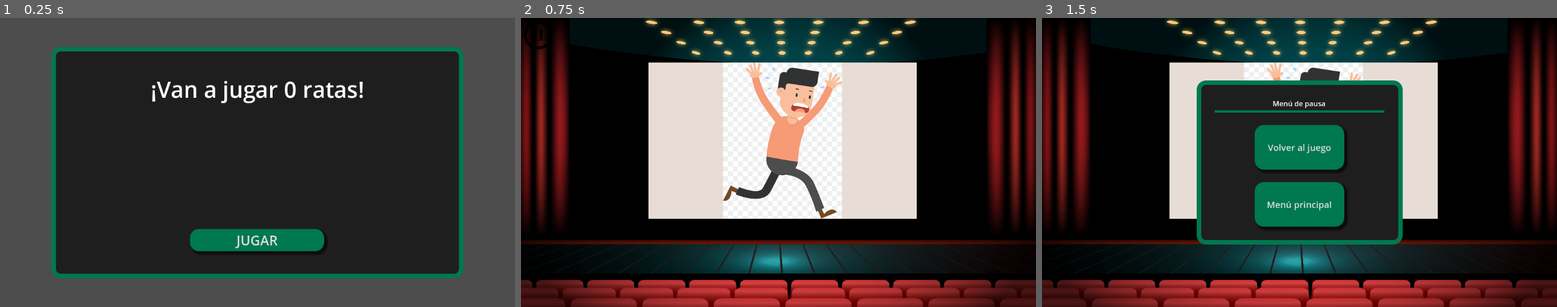
Above: before the commit, frames 1-3 (left to right).
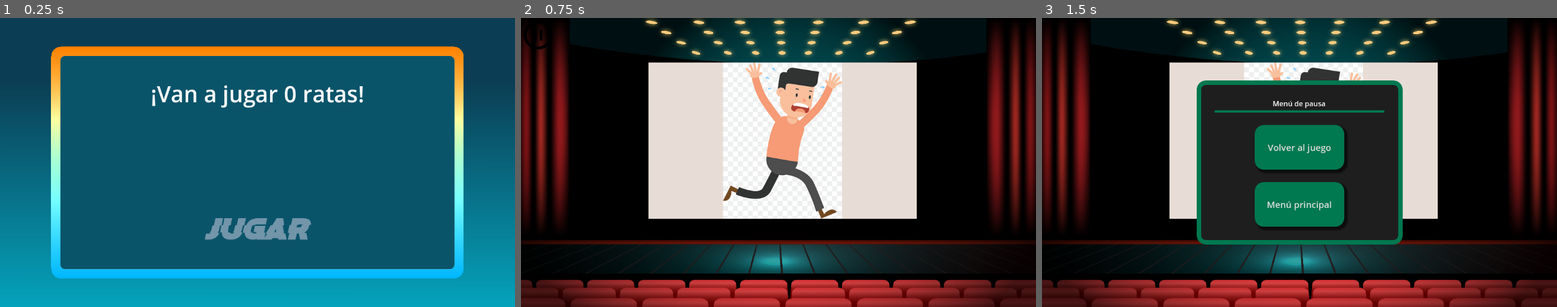
Above: after the commit, the same moments.

Repository: mamRobles/Las_ratas_dan_la_lata
Game: Godot game, scene res://Inicio/Scenes/intro.tscn
Same seed, same stepped clock (60 frames per second), same inputs: the game is played once before the commit and once after it. This scene is started directly instead of the project's main scene.
Inputs (mouse positions are in pixels of both pictures, inside the frame that each line leads up to):
- Up to frame 1 (0.25 s): no input
- Up to frame 2 (0.75 s): click "JUGAR" at 0.5 s
- Up to frame 3 (1.5 s): click (1057, 35) at 1.25 s

The runs differ from the first frame. In frame 1, 100% of the frame differs, in the area x 0-100%, y 0-100%; in frame 2, nothing differs; in frame 3, nothing differs.

Commit message:
interfaz de estados intermedios en intro modificada

Diff:
--- a/Inicio/Scenes/intro.tscn
+++ b/Inicio/Scenes/intro.tscn
@@ -1,54 +1,45 @@
-[gd_scene load_steps=7 format=3 uid="uid://mmacwyn6vnof"]
+[gd_scene load_steps=8 format=3 uid="uid://mmacwyn6vnof"]
 
 [ext_resource type="Script" uid="uid://ct7jtvdwk0jo7" path="res://Inicio/Scripts/intro.gd" id="1_s2ta7"]
+[ext_resource type="Shader" uid="uid://couu76j0ckis6" path="res://Inicio/intro.gdshader" id="2_2vyf7"]
+[ext_resource type="FontFile" uid="uid://c02jnbv0ks7j" path="res://Inicio/Bugfast.otf" id="3_36s2h"]
+[ext_resource type="Texture2D" uid="uid://b0xt5r55yac1u" path="res://Sistema/Sprites/fondoUI.png" id="4_2a6o2"]
+
+[sub_resource type="ShaderMaterial" id="ShaderMaterial_36s2h"]
+shader = ExtResource("2_2vyf7")
+shader_parameter/effect_filling = 1.0
+shader_parameter/angle = 90.0
+shader_parameter/keep_saturation = 0.0
+shader_parameter/keep_luminance = 1.0
+shader_parameter/color_start = Color(1, 0.501961, 0, 1)
+shader_parameter/start_pos = 0.0
+shader_parameter/color_mid = Color(0.556863, 0.862745, 0.72549, 1)
+shader_parameter/mid_pos = 0.5
+shader_parameter/color_end = Color(0, 0.713726, 0.996078, 1)
+shader_parameter/end_pos = 1.0
+shader_parameter/midpos_enabled = true
+shader_parameter/range_start = 0.0
+shader_parameter/range_end = 1.0
+shader_parameter/range_softedge = 0.0
 
 [sub_resource type="StyleBoxFlat" id="StyleBoxFlat_s2ta7"]
-bg_color = Color(0.117647, 0.117647, 0.117647, 1)
+bg_color = Color(0.0392157, 0.329412, 0.415686, 1)
 border_width_left = 10
 border_width_top = 10
 border_width_right = 10
 border_width_bottom = 10
-border_color = Color(0, 0.470588, 0.313726, 1)
+border_color = Color(0.8, 0.8, 0.8, 0)
 corner_radius_top_left = 20
 corner_radius_top_right = 20
 corner_radius_bottom_right = 20
 corner_radius_bottom_left = 20
 
-[sub_resource type="StyleBoxFlat" id="StyleBoxFlat_ayt76"]
-bg_color = Color(0, 0.305882, 0.203922, 1)
+[sub_resource type="StyleBoxFlat" id="StyleBoxFlat_y72e6"]
+bg_color = Color(0.6, 0.6, 0.6, 0)
 corner_radius_top_left = 20
 corner_radius_top_right = 20
 corner_radius_bottom_right = 20
 corner_radius_bottom_left = 20
-shadow_size = 5
-shadow_offset = Vector2(5, 5)
-
-[sub_resource type="StyleBoxFlat" id="StyleBoxFlat_7a8ye"]
-bg_color = Color(0, 0.388235, 0.258824, 1)
-corner_radius_top_left = 20
-corner_radius_top_right = 20
-corner_radius_bottom_right = 20
-corner_radius_bottom_left = 20
-shadow_size = 5
-shadow_offset = Vector2(5, 5)
-
-[sub_resource type="StyleBoxFlat" id="StyleBoxFlat_0a7ni"]
-bg_color = Color(0, 0.223529, 0.14902, 1)
-corner_radius_top_left = 20
-corner_radius_top_right = 20
-corner_radius_bottom_right = 20
-corner_radius_bottom_left = 20
-shadow_size = 5
-shadow_offset = Vector2(5, 5)
-
-[sub_resource type="StyleBoxFlat" id="StyleBoxFlat_y72e6"]
-bg_color = Color(0, 0.470588, 0.313726, 1)
-corner_radius_top_left = 20
-corner_radius_top_right = 20
-corner_radius_bottom_right = 20
-corner_radius_bottom_left = 20
-shadow_size = 5
-shadow_offset = Vector2(5, 5)
 
 [node name="INTRO" type="Control"]
 layout_mode = 3
@@ -59,7 +50,22 @@
 grow_vertical = 2
 script = ExtResource("1_s2ta7")
 
-[node name="PanelContainer" type="PanelContainer" parent="."]
+[node name="TextureRect" type="TextureRect" parent="."]
+show_behind_parent = true
+light_mask = 2
+visibility_layer = 2
+z_index = -18
+layout_mode = 1
+anchors_preset = 15
+anchor_right = 1.0
+anchor_bottom = 1.0
+grow_horizontal = 2
+grow_vertical = 2
+texture = ExtResource("4_2a6o2")
+expand_mode = 3
+
+[node name="PanelContainer2" type="PanelContainer" parent="."]
+material = SubResource("ShaderMaterial_36s2h")
 layout_mode = 1
 anchors_preset = -1
 anchor_left = 0.1
@@ -68,44 +74,51 @@
 anchor_bottom = 0.9
 theme_override_styles/panel = SubResource("StyleBoxFlat_s2ta7")
 
-[node name="MarginContainer" type="MarginContainer" parent="PanelContainer"]
+[node name="PanelContainer" type="PanelContainer" parent="PanelContainer2"]
+layout_mode = 2
+theme_override_styles/panel = SubResource("StyleBoxFlat_s2ta7")
+
+[node name="MarginContainer" type="MarginContainer" parent="PanelContainer2/PanelContainer"]
 layout_mode = 2
 theme_override_constants/margin_top = 50
 theme_override_constants/margin_bottom = 50
 
-[node name="VBoxContainer" type="VBoxContainer" parent="PanelContainer/MarginContainer"]
+[node name="VBoxContainer" type="VBoxContainer" parent="PanelContainer2/PanelContainer/MarginContainer"]
 layout_mode = 2
 size_flags_horizontal = 4
 size_flags_stretch_ratio = 0.0
 
-[node name="VBoxContainer2" type="VBoxContainer" parent="PanelContainer/MarginContainer/VBoxContainer"]
+[node name="VBoxContainer2" type="VBoxContainer" parent="PanelContainer2/PanelContainer/MarginContainer/VBoxContainer"]
 custom_minimum_size = Vector2(200, 50)
 layout_mode = 2
 size_flags_horizontal = 4
 theme_override_constants/separation = 20
 
-[node name="Label" type="Label" parent="PanelContainer/MarginContainer/VBoxContainer/VBoxContainer2"]
+[node name="Label" type="Label" parent="PanelContainer2/PanelContainer/MarginContainer/VBoxContainer/VBoxContainer2"]
 custom_minimum_size = Vector2(300, 50)
 layout_mode = 2
 size_flags_horizontal = 4
 theme_override_font_sizes/font_size = 50
 
-[node name="VBoxContainer3" type="VBoxContainer" parent="PanelContainer/MarginContainer"]
+[node name="VBoxContainer3" type="VBoxContainer" parent="PanelContainer2/PanelContainer/MarginContainer"]
 layout_mode = 2
 size_flags_horizontal = 4
 size_flags_vertical = 8
 size_flags_stretch_ratio = 0.0
 alignment = 2
 
-[node name="Jugar" type="Button" parent="PanelContainer/MarginContainer/VBoxContainer3"]
-custom_minimum_size = Vector2(300, 50)
+[node name="Jugar" type="Button" parent="PanelContainer2/PanelContainer/MarginContainer/VBoxContainer3"]
+custom_minimum_size = Vector2(300, 80)
 layout_mode = 2
 size_flags_horizontal = 4
-theme_override_font_sizes/font_size = 30
-theme_override_styles/focus = SubResource("StyleBoxFlat_ayt76")
-theme_override_styles/hover = SubResource("StyleBoxFlat_7a8ye")
-theme_override_styles/pressed = SubResource("StyleBoxFlat_0a7ni")
+theme_override_colors/font_color = Color(0.448734, 0.582967, 0.661296, 1)
+theme_override_colors/font_focus_color = Color(1, 1, 1, 1)
+theme_override_fonts/font = ExtResource("3_36s2h")
+theme_override_font_sizes/font_size = 70
+theme_override_styles/focus = SubResource("StyleBoxFlat_y72e6")
+theme_override_styles/hover = SubResource("StyleBoxFlat_y72e6")
+theme_override_styles/pressed = SubResource("StyleBoxFlat_y72e6")
 theme_override_styles/normal = SubResource("StyleBoxFlat_y72e6")
 text = "JUGAR"
 
-[connection signal="pressed" from="PanelContainer/MarginContainer/VBoxContainer3/Jugar" to="." method="_on_jugar_pressed"]
+[connection signal="pressed" from="PanelContainer2/PanelContainer/MarginContainer/VBoxContainer3/Jugar" to="." method="_on_jugar_pressed"]
--- a/Inicio/Scripts/intro.gd
+++ b/Inicio/Scripts/intro.gd
@@ -1,17 +1,17 @@
 extends Control
 
-@onready var label: Label = $PanelContainer/MarginContainer/VBoxContainer/VBoxContainer2/Label
+@onready var label: Label = $PanelContainer2/PanelContainer/MarginContainer/VBoxContainer/VBoxContainer2/Label
 
 func _ready():
 	label.text = "¡Van a jugar " + str(INICIO.num_jugadores) + " ratas!"
 	INICIO.minijuegos.shuffle()
 	#Contenedor vertical
-	var contenedor = get_node("PanelContainer/MarginContainer/VBoxContainer")
+	var contenedor = get_node("PanelContainer2/PanelContainer/MarginContainer/VBoxContainer")
 	contenedor.add_theme_constant_override("separation", 15)
 
 	#Atributo style de las etiquetas con los nombres
 	var style = StyleBoxFlat.new()
-	style.bg_color = Color8(0, 120, 80)  #Color de la caja
+	style.bg_color = Color8(6, 64, 82)  #Color de la caja
 	style.corner_radius_top_left = 10    #Redondear bordes
 	style.corner_radius_top_right = 10
 	style.corner_radius_bottom_left = 10
@@ -38,6 +38,8 @@
 		nombre.custom_minimum_size = Vector2(150, 50)
 
 
+
+
 func _on_jugar_pressed() -> void:
 	#get_tree().change_scene_to_file("res://MINI1/Scenes/escenario-MINI1.tscn")
 	get_tree().change_scene_to_file(INICIO.minijuegos.pop_front())
--- /dev/null
+++ b/Inicio/intro.gdshader
@@ -0,0 +1,88 @@
+shader_type canvas_item;
+//A shader by 刚学shader的小策划@SL
+
+uniform float effect_filling: hint_range(0.0, 1.0, 0.01) = 1.0;
+uniform float angle: hint_range(-180.0, 180.0, 0.1) = 0.0;
+uniform float keep_saturation: hint_range(0.0, 1.0, 0.01) = 1.0;
+uniform float keep_luminance: hint_range(0.0, 1.0, 0.01) = 1.0;
+uniform vec4 color_start: source_color = vec4(1.0);
+uniform float start_pos: hint_range(0.0, 1.0, 0.01) = 0.0;
+uniform vec4 color_mid: source_color = vec4(1.0);
+uniform float mid_pos: hint_range(0.0, 1.0, 0.01) = 0.5;
+uniform vec4 color_end: source_color = vec4(1.0);
+uniform float end_pos: hint_range(0.0, 1.0, 0.01) = 1.0;
+uniform bool midpos_enabled = false;
+
+uniform float range_start: hint_range(0.0, 1.0, 0.01) = 0.0;
+uniform float range_end: hint_range(0.0, 1.0, 0.01) = 1.0;
+uniform float range_softedge: hint_range(0.0, 1.0, 0.01) = 0.1;
+
+//Functions from @nonunknown
+vec3 rgb2hsv(vec3 c)
+{
+    vec4 K = vec4(0.0, -1.0 / 3.0, 2.0 / 3.0, -1.0);
+    vec4 p = mix(vec4(c.bg, K.wz), vec4(c.gb, K.xy), step(c.b, c.g));
+    vec4 q = mix(vec4(p.xyw, c.r), vec4(c.r, p.yzx), step(p.x, c.r));
+
+    float d = q.x - min(q.w, q.y);
+    float e = 1.0e-10;
+    return vec3(abs(q.z + (q.w - q.y) / (6.0 * d + e)), d / (q.x + e), q.x);
+}
+
+vec3 hsv2rgb(vec3 c)
+{
+    vec4 K = vec4(1.0, 2.0 / 3.0, 1.0 / 3.0, 3.0);
+    vec3 p = abs(fract(c.xxx + K.xyz) * 6.0 - K.www);
+    return c.z * mix(K.xxx, clamp(p - K.xxx, 0.0, 1.0), c.y);
+}
+
+void fragment() {
+	vec4 tex = texture(TEXTURE, UV);
+	vec3 hsv = rgb2hsv(tex.rgb);
+
+	vec2 angle_vec = vec2(cos(angle/180.0*PI),sin(angle/180.0*PI));
+	float _uv_pos = dot(vec2(UV.x-0.5, UV.y-0.5),angle_vec) + 0.5;
+
+	// the .r here represents HUE, .g is SATURATION, .b is LUMINANCE
+	vec4 color = vec4(1.0);
+
+	if (_uv_pos < start_pos) {color = color_start;}
+	if (_uv_pos > end_pos) {color = color_end;}
+
+	if (_uv_pos > start_pos && _uv_pos < end_pos){
+		if (midpos_enabled && mid_pos > start_pos && mid_pos < end_pos){
+			if (_uv_pos > mid_pos){
+				color = mix(color_mid, color_end, (_uv_pos-mid_pos)/(end_pos-mid_pos));
+			}
+			else{
+				color = mix(color_start, color_mid,(_uv_pos-start_pos)/(mid_pos-start_pos));
+			}
+		}
+		else {
+			color = mix(color_start, color_end, (_uv_pos-start_pos)/(end_pos-start_pos));
+		}
+	}
+
+	vec3 _c = rgb2hsv(color.rgb);
+	vec3 new_color = vec3(_c.r,mix(_c.g,hsv.g,keep_saturation),mix(_c.b,hsv.b,keep_luminance));
+
+	tex = vec4(hsv2rgb(new_color),tex.a);
+
+	//Range参数在这里生效：超出Range范围时调整其实际filling值
+	float _filling = effect_filling;
+
+	if (range_start > 0.0){
+		if (_uv_pos < (range_start - range_softedge)){_filling = 0.0;}
+		if (_uv_pos > (range_start - range_softedge) && _uv_pos < (range_start + range_softedge)){
+			_filling *= (_uv_pos - (range_start - range_softedge))/ (range_softedge*2.0) ;}
+		}
+
+	if (range_end < 1.0 && range_end > range_start){
+		if (_uv_pos > (range_end + range_softedge)){_filling = 0.0;}
+		if (_uv_pos > (range_end - range_softedge) && _uv_pos < (range_end + range_softedge)){
+			_filling *= 1.0 - (_uv_pos - (range_end - range_softedge))/ (range_softedge*2.0) ;}
+		}
+
+	COLOR = mix( texture(TEXTURE, UV), tex, _filling);
+	COLOR.a = texture(TEXTURE, UV).a;
+}
Binary file added: Inicio/Bugfast.otf
Not shown, added: Inicio/Bugfast.otf.import
Binary file added: Inicio/Panic.ttf
Not shown, added: Inicio/Panic.ttf.import
Not shown, added: Inicio/intro.gdshader.uid
Not shown: 1 places in MINI1/Scenes/escenario-MINI1.tscn that only renumber resources
Binary file added: Sistema/Sprites/fondoUI.png
Not shown, added: Sistema/Sprites/fondoUI.png.import
